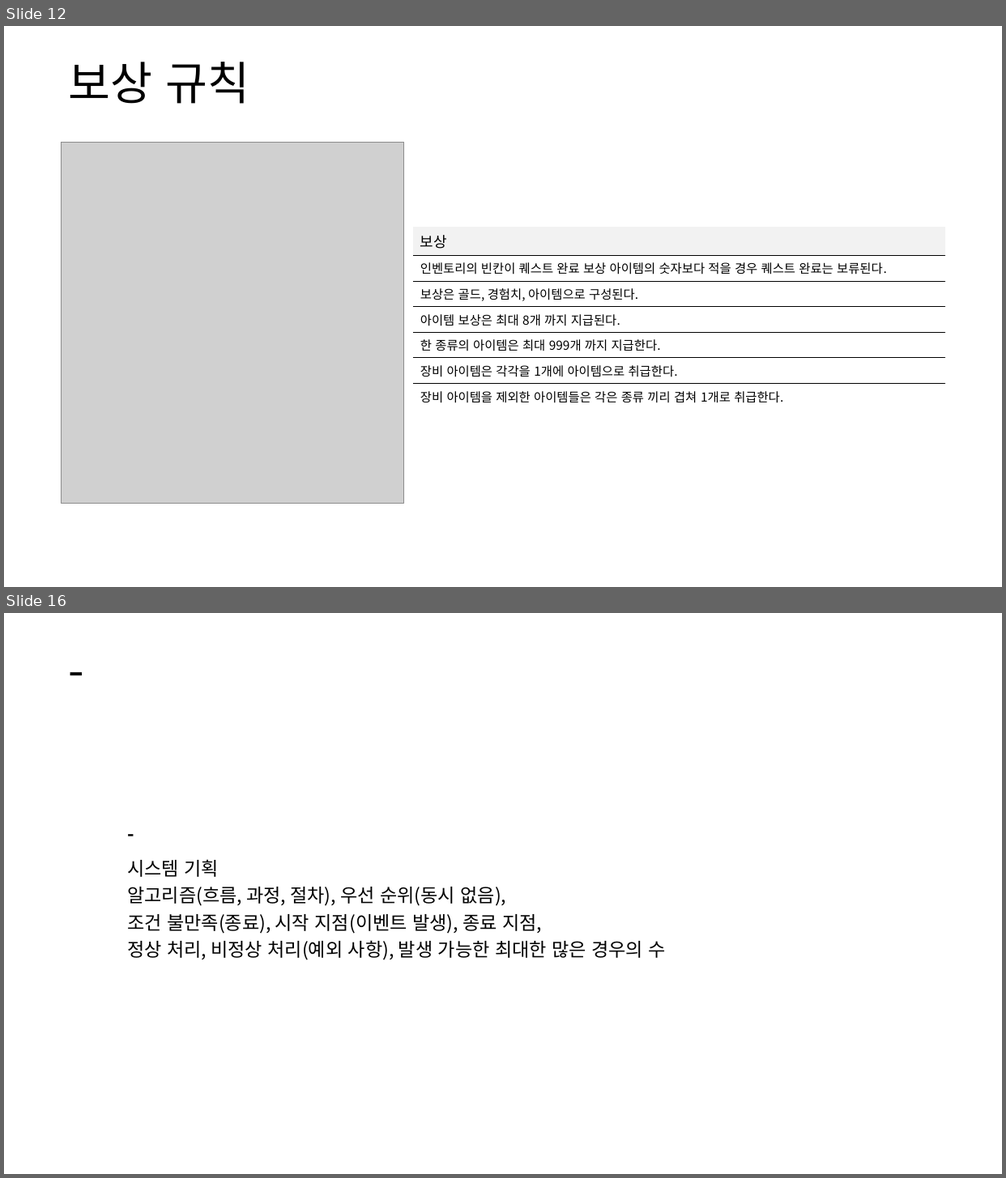
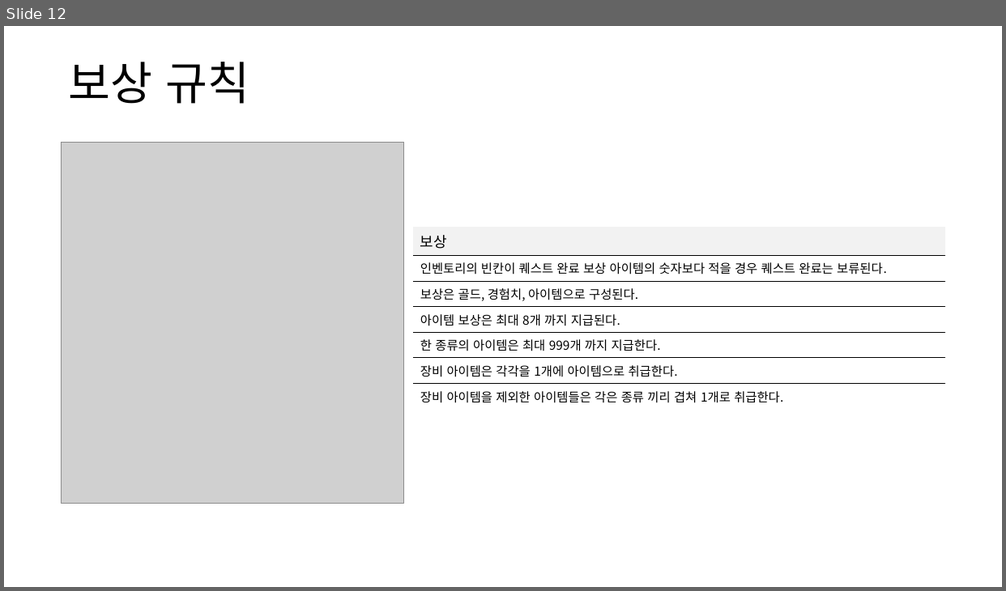
Before and after one commit to yjk0401/unityenginebasic_9th, a slide deck: 기획/방랑엽사전/퀘스트 시스템 기획서.pptx. Shown one above the other, each under a label of ours: slides 12 and 16 before the commit, slide 12 after it; the slides between them are not shown. The pictures are 1006x1178 and 1006x591 pixels, drawn with LibreOffice and Linux fonts; fonts in the diff are those of the drawing; grey boxes stand for pictures. Boxes give left, top, right and bottom in pixels: in the first picture for what was removed or moved away, otherwise in the second. Text is boxed around its words. In the diff, an @@ line names an element or a change of style, - is before the commit and + after.

```diff
--- a/기획/방랑엽사전/퀘스트 시스템 기획서.pptx
+++ b/기획/방랑엽사전/퀘스트 시스템 기획서.pptx
@@ slide 16 removed at box(4, 613, 1002, 1174), background #FFFFFF @@
@@ text removed at box(61, 637, 945, 707) @@
--
@@ table removed at box(120, 815, 887, 972), 2 rows, 1 columns @@
--
-시스템 기획 / 알고리즘(흐름, 과정, 절차), 우선 순위(동시 없음), / 조건 불만족(종료), 시작 지점(이벤트 발생), 종료 지점, / 정상 처리, 비정상 처리(예외 사항), 발생 가능한 최대한 많은 경우의 수
```
Also in this commit, not shown: 2 slides changed, 4 slides added, 1 other slide removed, 2 other files.
